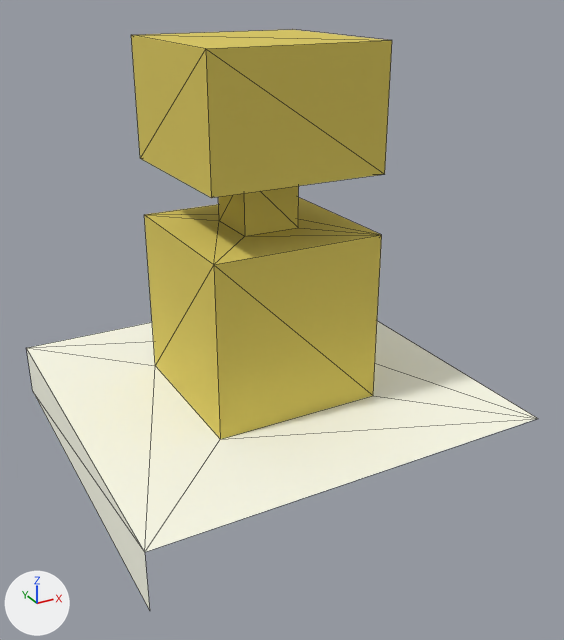
What one commit did to the glTF model public/assets/pieces/chessset/pawn-b.glb.
The view is the same before and after, from a 50 mm camera at (-0.836, -1.641, 1.123) aimed at (0.019, -0.087, 0.347). Arrows for +X, +Y and +Z are at lower left; the lights stay in place. The older version comes first. Mesh edges are drawn as thin lines. Vertices at exactly the same position are counted once.

The scene before the commit, as lines of its bpy script (objects in view):
```python
me_mesh = bpy.data.meshes.new('mesh')
me_mesh.from_pydata(...)  # 30 vertices, 52 faces; spans x -0.5..0.5, y -0.5..0.5, z 0.0..1.0
me_mesh.materials.append(mat_palette)  # picture img_palette
ob_root = bpy.data.objects.new('root', me_mesh)
ob_root.location = (0.0, 0.0, 0.0)
```
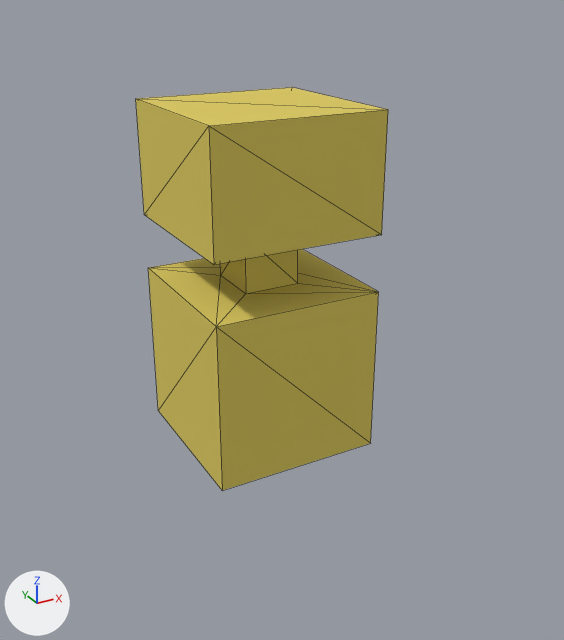
Pixel boxes [x1, y1, x2, y2] of what changed, in the pictures (564 x 640 px):
'root', reshaped (51% narrower, 30% shorter)
    before: [27, 30, 538, 610]
    after: [136, 87, 388, 491]

The change in detail:
me_mesh is used by ob_root; location (0.0, 0.0, 0.0).
me_mesh had 30 vertices, 52 faces and spanned x -0.5..0.5, y -0.5..0.5, z 0.0..1.0.
me_mesh now has 24 vertices, 42 faces and spans x -0.214..0.214, y -0.214..0.214, z 0.0..0.857.
Part 1, on me_mesh:
22 vertices are removed from x -0.5..0.5, y -0.5..0.5, z 0.0..1.0.
52 faces are deleted.
16 vertices are added at x -0.214..0.214, y -0.214..0.214, z 0.0..0.857.
42 new faces join them.
